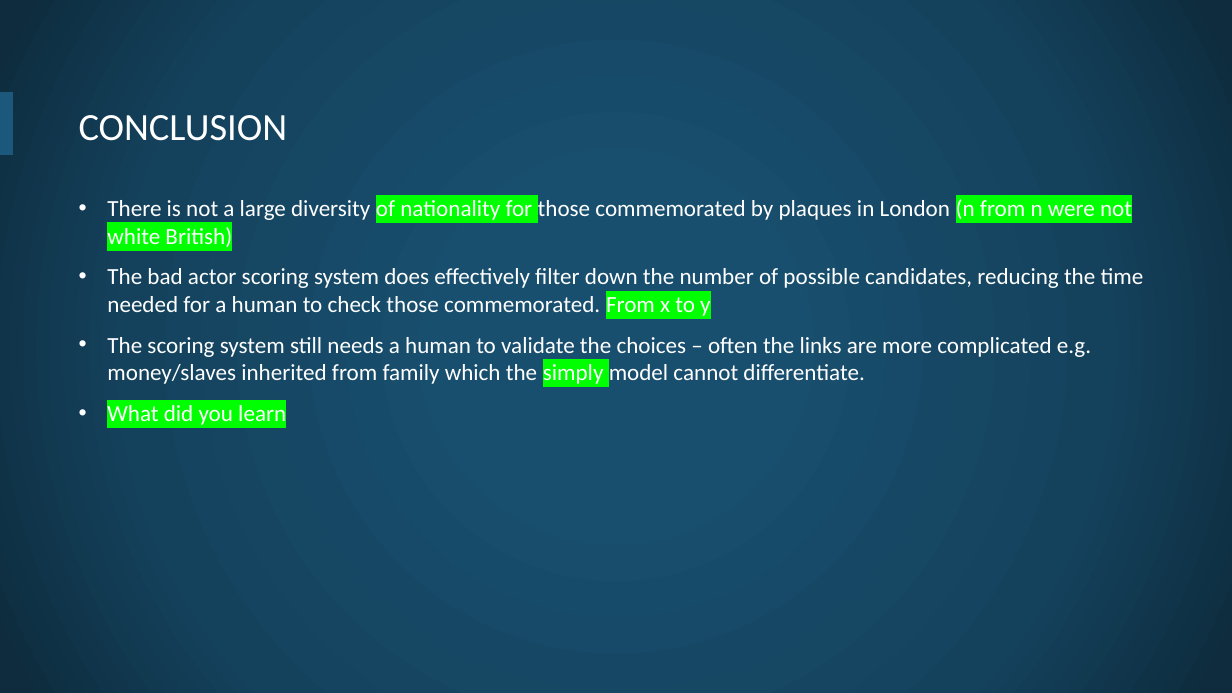
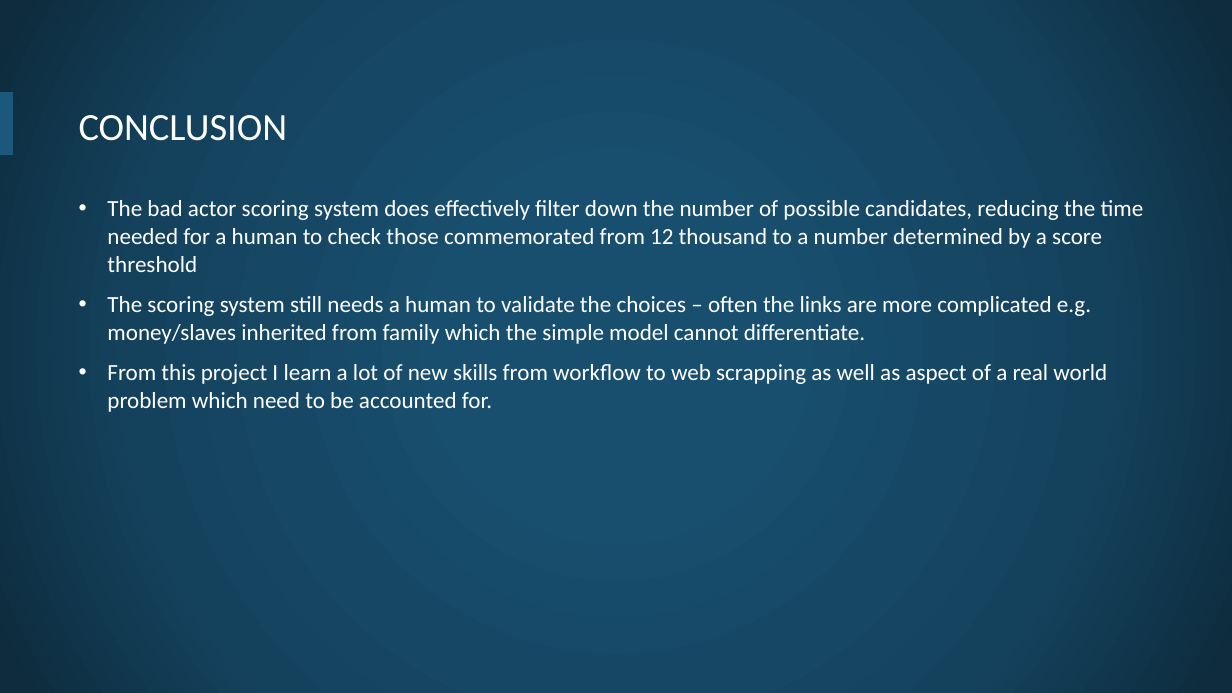
Before and after one commit to openheritage/open-plaques-diversity, a slide deck: slide 11 of The diversity of plaques in London.pptx (slide 9 before the commit). Drawn at 1232x693 pixels with LibreOffice and Linux fonts; fonts in the diff are those of the drawing; background and template pictures are left out. Boxes give left, top, right and bottom in pixels: in the first picture for what was removed or moved away, otherwise in the second. Text is boxed around its words. In the diff, an @@ line names an element or a change of style, - is before the commit and + after.

```diff
--- a/The diversity of plaques in London.pptx
+++ b/The diversity of plaques in London.pptx
@@ text at bbox=[107, 200, 1144, 412]: text changed @@
-• There is not a large diversity of nationality for those commemorated by plaques in London (n from n were not white British)
-• The bad actor scoring system does effectively filter down the number of possible candidates, reducing the time needed for a human to check those commemorated. From x to y
-• The scoring system still needs a human to validate the choices – often the links are more complicated e.g. money/slaves inherited from family which the simply model cannot differentiate.
-• What did you learn
+• The bad actor scoring system does effectively filter down the number of possible candidates, reducing the time needed for a human to check those commemorated from 12 thousand to a number determined by a score threshold
+• The scoring system still needs a human to validate the choices – often the links are more complicated e.g. money/slaves inherited from family which the simple model cannot differentiate.
+• From this project I learn a lot of new skills from workflow to web scrapping as well as aspect of a real world problem which need to be accounted for.
```
Also in this commit, not shown: 4 other slides changed, 5 slides added, 3 slides removed.
